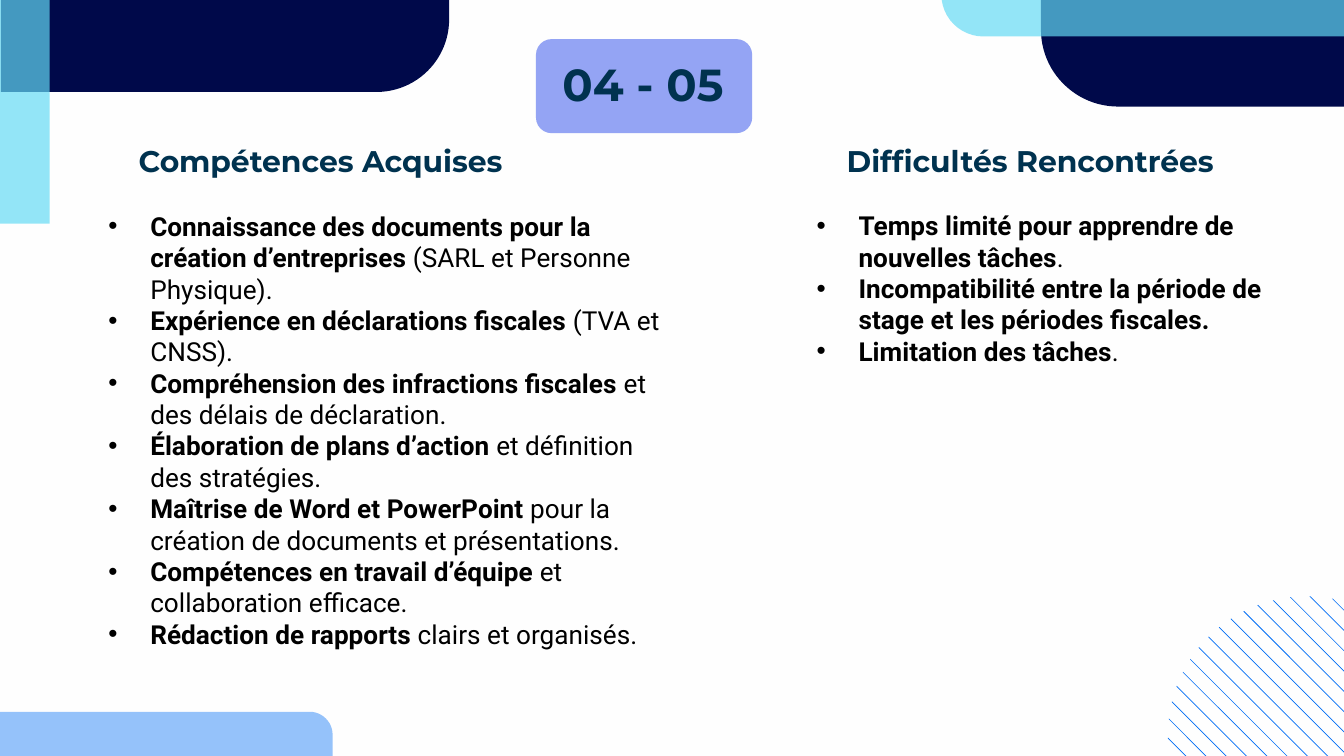
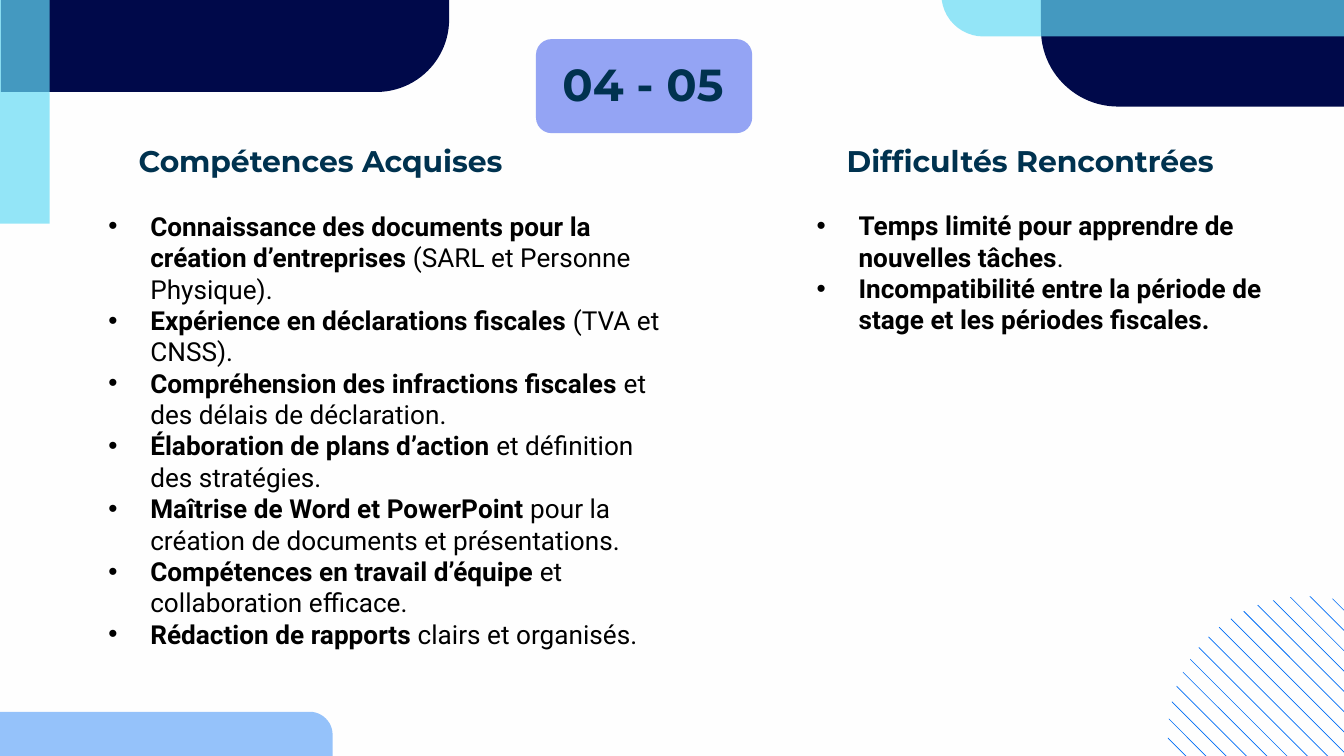
Before and after one commit to Issamssm/AIZEN, a slide deck: slide 14 of soutenance.pptx. Drawn at 1344x756 pixels with LibreOffice and Linux fonts; fonts in the diff are those of the drawing; background and template pictures are left out. Boxes give left, top, right and bottom in pixels: in the first picture for what was removed or moved away, otherwise in the second. Text is boxed around its words. In the diff, an @@ line names an element or a change of style, - is before the commit and + after.

```diff
--- a/soutenance.pptx
+++ b/soutenance.pptx
@@ text at [859, 341, 1119, 362]: paragraph removed @@
-• Limitation des tâches.
```
Also in this commit, not shown: 3 other slides changed.
